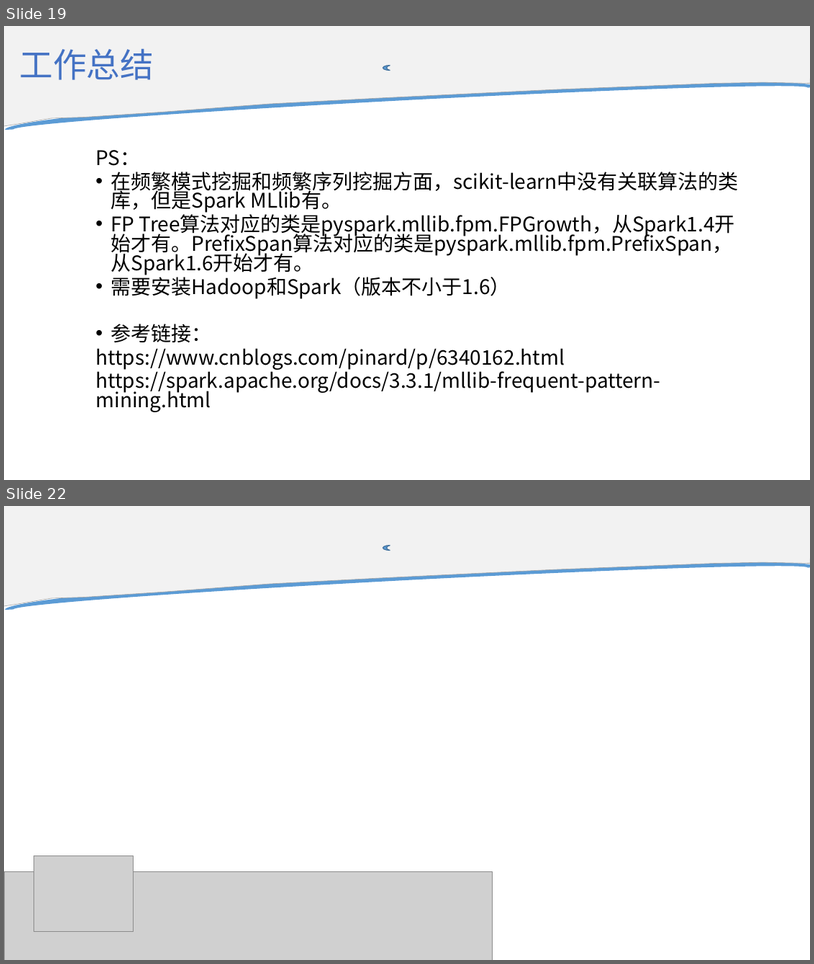
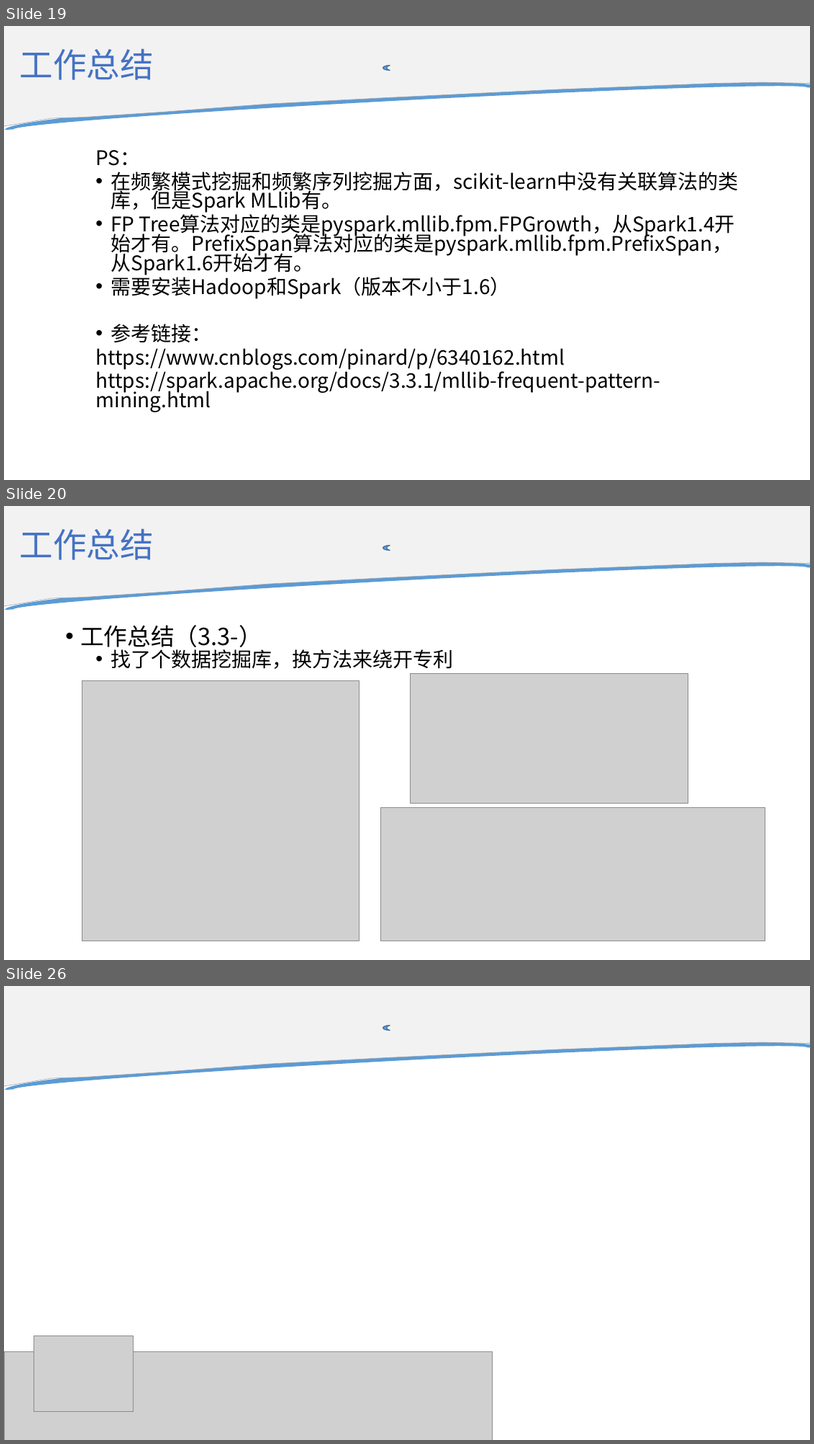
Before and after one commit to Xsaopig/C4_5G, a slide deck: 承载网故障检测项目工作汇报.pptx. Shown one above the other, each under a label of ours: slides 19 and 22 before the commit, slides 19, 20 and 26 after it; the slides between them are not shown. The pictures are 814x964 and 814x1444 pixels, drawn with LibreOffice and Linux fonts; fonts in the diff are those of the drawing; grey boxes stand for pictures; background and template pictures are left out. Boxes give left, top, right and bottom in pixels: in the first picture for what was removed or moved away, otherwise in the second. Text is boxed around its words. In the diff, an @@ line names an element or a change of style, - is before the commit and + after.

```diff
--- a/承载网故障检测项目工作汇报.pptx
+++ b/承载网故障检测项目工作汇报.pptx
@@ slide 20 added at [4, 506, 810, 960], background #FFFFFF; not listed: 3 template elements that a slide beside it also shows @@
@@ title added at [19, 528, 154, 560], 40 pt, text #4472C4 @@
+工作总结
@@ text added at [80, 625, 453, 669], 24 pt, text #000000 @@
+• 工作总结（3.3-）
+  • 找了个数据挖掘库，换方法来绕开专利
@@ picture added at [411, 673, 689, 803] @@
@@ picture added at [82, 680, 359, 940] @@
@@ picture added at [381, 807, 766, 941] @@
@@ what was slide 22 is now slide 26 @@
```
Also in this commit, not shown: 1 slide changed, 4 other slides added, 1 slide removed, 6 other files.
